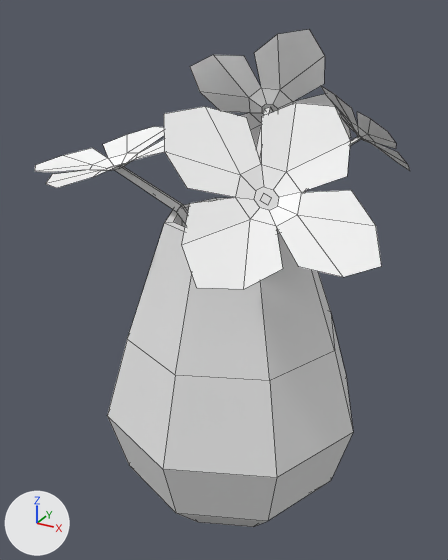
What one commit did to the FBX model I have no time VR/Assets/01_IHaveNoTimeVr/04_Modelos3D/Florero.fbx.
Both versions are drawn from a 50 mm lens placed at (0.676, -1.279, 1.354), pointed at (-0.049, 0.039, 0.695). Lighting does not change. The marker at lower left points along +X, +Y and +Z. Mesh edges are drawn as thin lines.

The first picture shows 'Florero', 'Florero_flores', 'Florero_talloflores'.
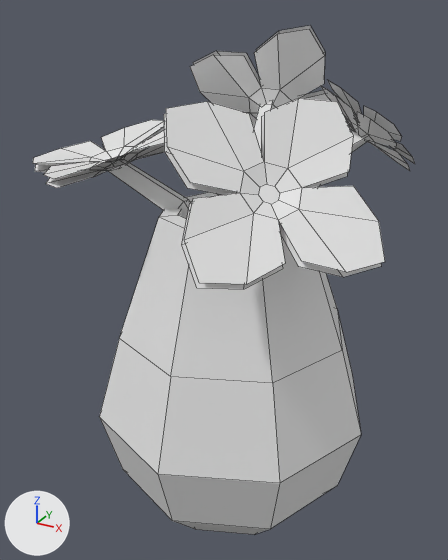
Diff of the bpy script that builds the scene:
```diff
--- a/I have no time VR/Assets/01_IHaveNoTimeVr/04_Modelos3D/Florero.fbx.py
+++ b/I have no time VR/Assets/01_IHaveNoTimeVr/04_Modelos3D/Florero.fbx.py
@@ mat_mat_outline @@
+mat_mat_outline = principled_material('Mat_Outline')
+mat_mat_outline.base_color = (0.8, 0.8, 0.8)  # white #e7e7e7
+mat_mat_outline.roughness = 0.4
@@ me_cylinder_009 @@
 # used by ob_florero; location = (0.0, 0.0, 0.0)
-me_cylinder_009.from_pydata(...)  # 56 vertices, 50 faces; spans x -0.344..0.344, y -0.344..0.344, z 0.081..0.888
+me_cylinder_009.from_pydata(...)  # 112 vertices, 100 faces; spans x -0.364..0.364, y -0.364..0.364, z 0.064..0.904
+# me_cylinder_009 part 6: a new loose piece of 56 vertices spanning x -0.364..0.364, y -0.364..0.364, z 0.064..0.904, in mat_mat_outline (white #e7e7e7)
 me_cylinder_009.materials.append(mat_florero_01)
+me_cylinder_009.materials.append(mat_mat_outline)  # white #e7e7e7
@@ me_cube_019 @@
 # used by ob_florero_talloflores; location = (0.0, 0.0, 0.0)
-me_cube_019.from_pydata(...)  # 40 vertices, 38 faces; spans x -0.307..0.239, y -0.149..0.299, z 0.16..1.109
+me_cube_019.from_pydata(...)  # 80 vertices, 76 faces; spans x -0.326..0.257, y -0.167..0.315, z 0.149..1.128
+# me_cube_019 part 5: a new loose piece of 40 vertices spanning x -0.326..0.257, y -0.167..0.315, z 0.149..1.128, in mat_mat_outline (white #e7e7e7)
 me_cube_019.materials.append(mat_mat_florero_flores_tallo)
+me_cube_019.materials.append(mat_mat_outline)  # white #e7e7e7
@@ me_cube_018 @@
 # used by ob_florero_flores; location = (0.0, 0.0, 0.0)
-me_cube_018.from_pydata(...)  # 144 vertices, 84 faces; spans x -0.544..0.397, y -0.385..0.427, z 0.869..1.306
+me_cube_018.from_pydata(...)  # 288 vertices, 168 faces; spans x -0.545..0.405, y -0.393..0.443, z 0.869..1.314
+# me_cube_018 part 1: a new loose piece of 36 vertices spanning x -0.047..0.405, y -0.393..0.059, z 0.885..1.177, in mat_mat_outline (white #e7e7e7)
+# me_cube_018 part 2: a new loose piece of 36 vertices spanning x -0.545..-0.079, y -0.305..0.167, z 0.993..1.092, in mat_mat_outline (white #e7e7e7)
+# me_cube_018 part 3: a new loose piece of 36 vertices spanning x -0.258..0.138, y 0.242..0.443, z 0.935..1.314, in mat_mat_outline (white #e7e7e7)
+# me_cube_018 part 4: a new loose piece of 36 vertices spanning x 0.15..0.358, y 0.104..0.355, z 1.0..1.198, in mat_mat_outline (white #e7e7e7)
 me_cube_018.materials.append(mat_mat_florero_flores01)
 me_cube_018.materials.append(mat_mat_florero_flores02)
+me_cube_018.materials.append(mat_mat_outline)  # white #e7e7e7
```

Location of each change, [x1, y1, x2, y2] in pixels of the pictures (448 x 560 px):
'Florero', reshaped (6% wider)
    before: [107, 198, 353, 527]
    after: [99, 192, 361, 535]
'Florero_flores', reshaped
    before: [35, 29, 410, 289]
    after: [33, 26, 415, 289]
'Florero_talloflores', reshaped
    before: [115, 107, 362, 230]
    after: [104, 102, 366, 219]
part 1 of me_cube_018, added
    after: [166, 98, 385, 284]
part 2 of me_cube_018, added
    after: [33, 120, 164, 179]
part 3 of me_cube_018, added
    after: [193, 26, 351, 130]
part 4 of me_cube_018, added
    after: [327, 80, 415, 164]
part 5 of me_cube_019, added
    after: [104, 102, 366, 219]
part 6 of me_cylinder_009, added
    after: [99, 192, 361, 535]
